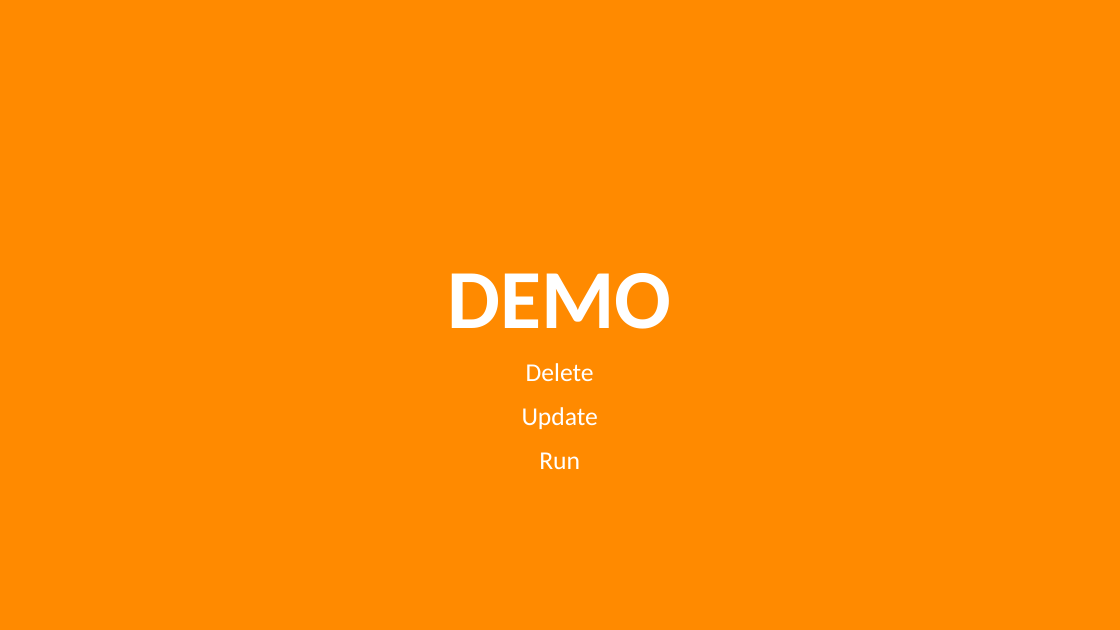
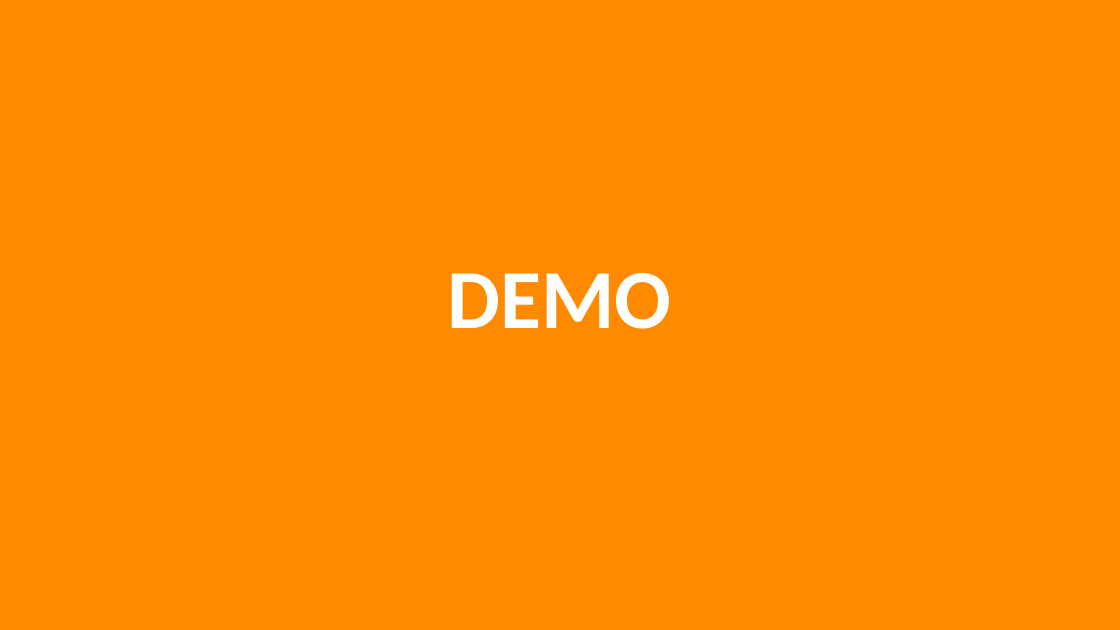
Before and after one commit to CRANK211/vs17-ng2-dnc, a slide deck: slide 17 of Using VS 2017 to build Angular 2.x web apps V2.pptx. Drawn at 1120x630 pixels with LibreOffice and Linux fonts; fonts in the diff are those of the drawing. Boxes give left, top, right and bottom in pixels: in the first picture for what was removed or moved away, otherwise in the second. Text is boxed around its words. In the diff, an @@ line names an element or a change of style, - is before the commit and + after.

```diff
--- a/Using VS 2017 to build Angular 2.x web apps V2.pptx
+++ b/Using VS 2017 to build Angular 2.x web apps V2.pptx
@@ subtitle removed at <box>522,363,598,470</box> @@
-Delete
-Update
-Run
```
Also in this commit, not shown: 33 other slides changed, 3 slides added, 3 slides removed, 20 other files.
